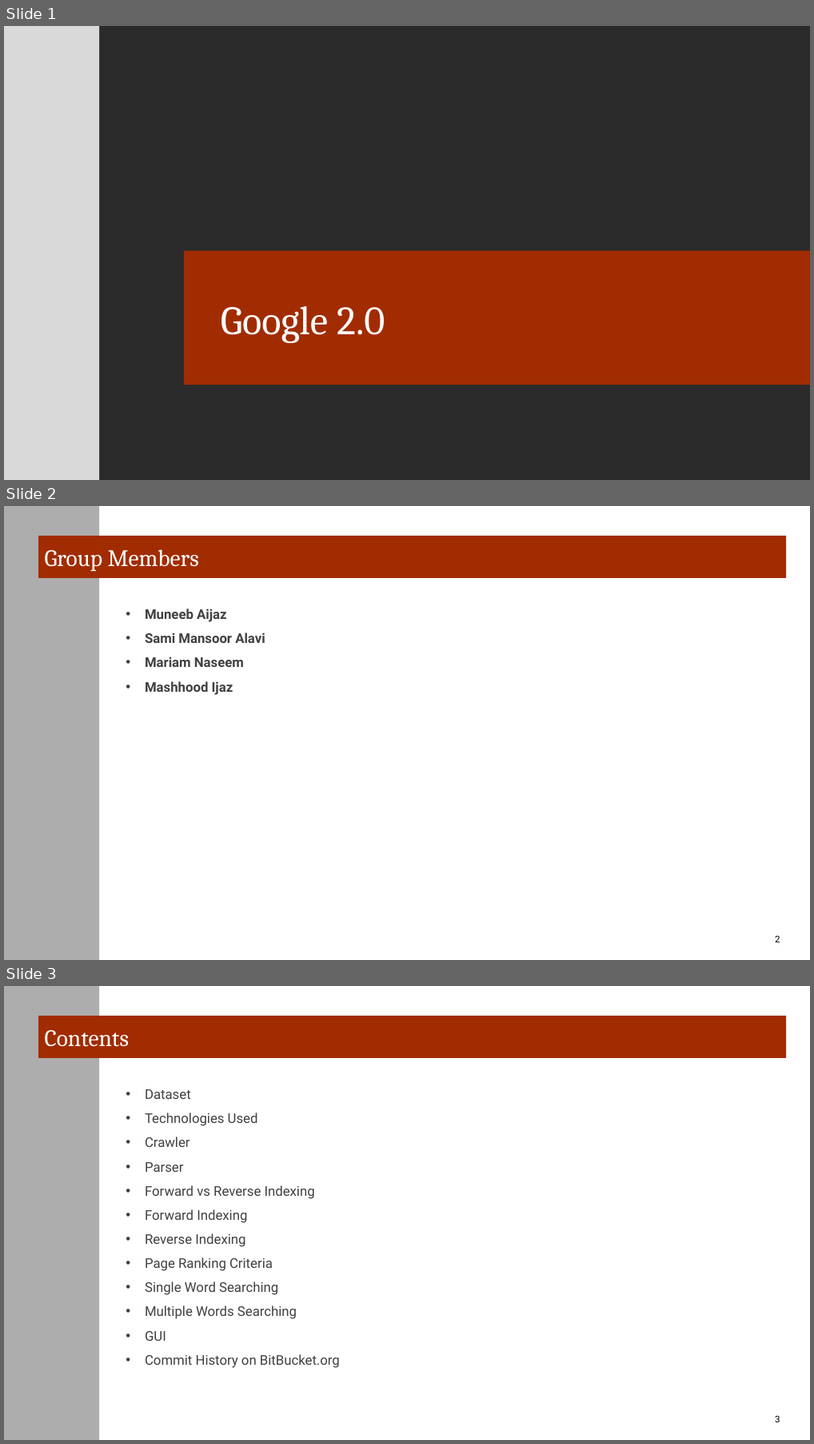
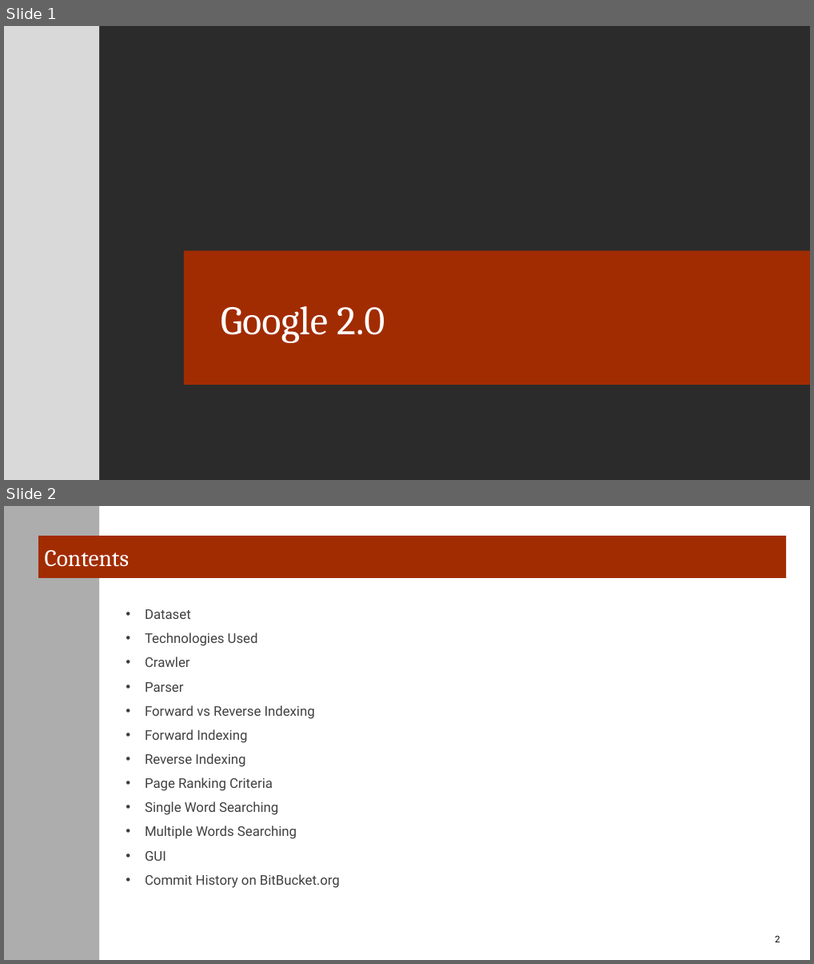
Before and after one commit to SamiAlavi/Wikipedia-Search-Engine, a slide deck: Google 2.pptx. Shown one above the other, each under a label of ours: slides 1, 2 and 3 before the commit, slides 1 and 2 after it. The pictures are 814x1444 and 814x964 pixels, drawn with LibreOffice and Linux fonts; fonts in the diff are those of the drawing; background and template pictures are left out; a plain dark background stands for a picture behind light text. Boxes give left, top, right and bottom in pixels: in the first picture for what was removed or moved away, otherwise in the second. Text is boxed around its words. In the diff, an @@ line names an element or a change of style, - is before the commit and + after.

```diff
--- a/Google 2.pptx
+++ b/Google 2.pptx
@@ slide 2 removed at [4, 506, 810, 960], background #FFFFFF; not listed: 2 template elements that a slide beside it also shows @@
@@ title removed at [38, 536, 787, 578] @@
-Group Members
@@ text removed at [145, 608, 265, 695] @@
-• Muneeb Aijaz
-• Sami Mansoor Alavi
-• Mariam Naseem
-• Mashhood Ijaz
@@ page number removed at [775, 935, 780, 942] @@
-2
@@ what was slide 3 is now slide 2 @@
```
